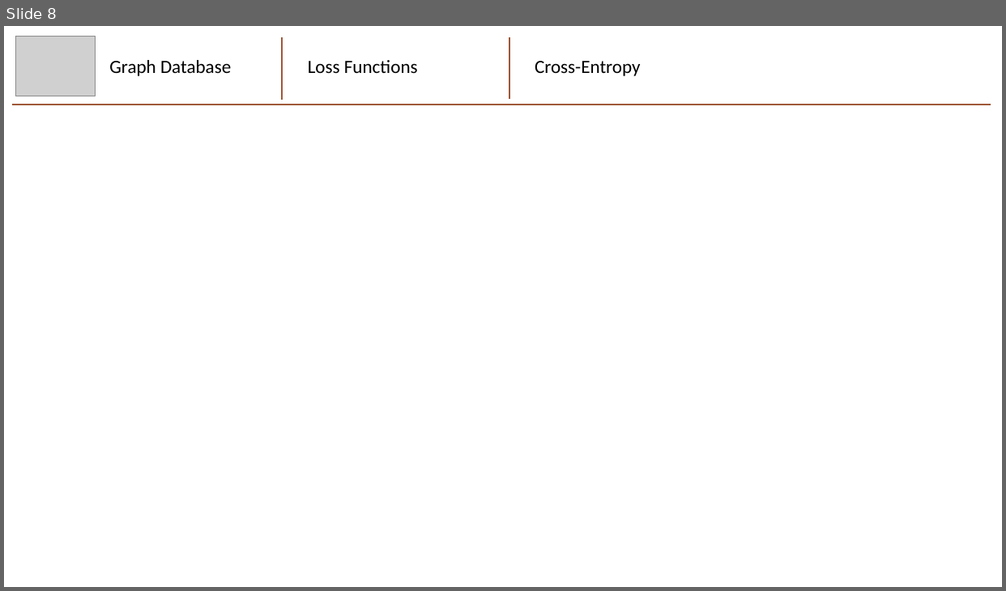
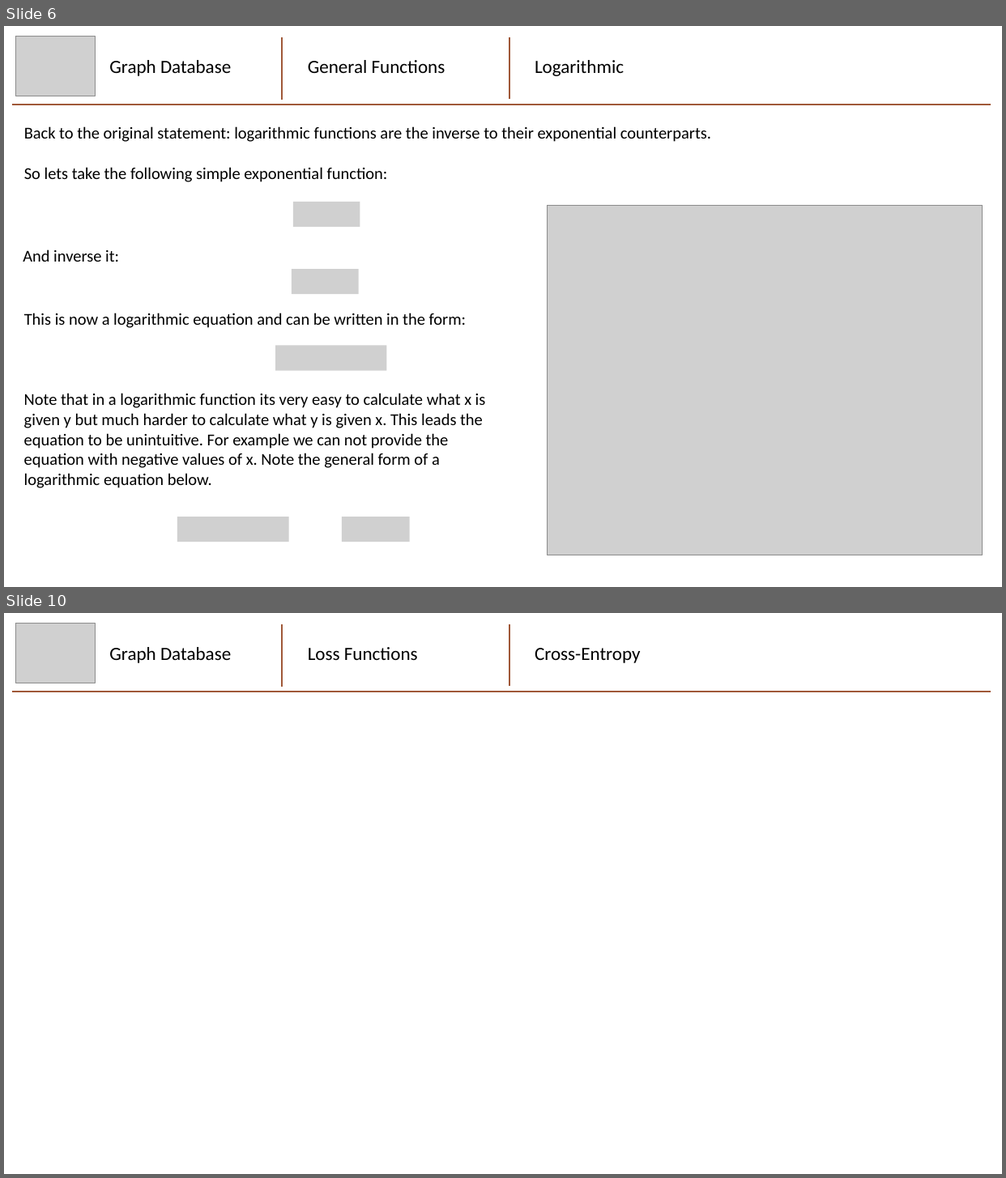
Before and after one commit to mhaythornthwaite/Testing_ML_Algorithms, a slide deck: Graphs_and_Functions/Graphs_and_Functions.pptx. Shown one above the other, each under a label of ours: slide 8 before the commit, slides 6 and 10 after it; the slides between them are not shown. The pictures are 1006x591 and 1006x1178 pixels, drawn with LibreOffice and Linux fonts; fonts in the diff are those of the drawing; grey boxes stand for pictures. Boxes give left, top, right and bottom in pixels: in the first picture for what was removed or moved away, otherwise in the second. Text is boxed around its words. In the diff, an @@ line names an element or a change of style, - is before the commit and + after.

Commit message:
Logarithmic Functions

```diff
--- a/Graphs_and_Functions/Graphs_and_Functions.pptx
+++ b/Graphs_and_Functions/Graphs_and_Functions.pptx
@@ slide 6 added at (4,26,1002,587), background #FFFFFF @@
@@ picture added at (15,37,96,96) @@
@@ group added at (12,38,991,105): 2 lines, 2 texts @@
+Graph Database
+Logarithmic
@@ line added from (509, 100) to (509, 37), #A05838 1.5 pt @@
@@ text added at (308,60,445,73), 18 pt, text #000000 @@
+General Functions
@@ text added at (24,126,711,182), 16 pt, text #000000 @@
+Back to the original statement: logarithmic functions are the inverse to their exponential counterparts.
+So lets take the following simple exponential function:
@@ picture added at (293,202,360,228) @@
@@ picture added at (548,206,982,555) @@
@@ text added at (23,250,119,262), 16 pt, text #000000 @@
+And inverse it:
@@ picture added at (777,255,823,273) @@
@@ picture added at (881,250,925,288) @@
@@ picture added at (292,269,359,295) @@
@@ text added at (24,313,467,328), 16 pt, text #000000 @@
+This is now a logarithmic equation and can be written in the form:
@@ picture added at (275,346,387,371) @@
@@ picture added at (881,352,959,369) @@
@@ text added at (24,393,486,489), 16 pt, text #000000 @@
+Note that in a logarithmic function its very easy to calculate what x is given y but much harder to calculate what y is given x. This leads the equation to be unintuitive. For example we can not provide the equation with negative values of x. Note the general form of a logarithmic equation below.
@@ picture added at (177,517,288,543) @@
@@ picture added at (342,517,409,543) @@
@@ what was slide 8 is now slide 10 @@
```
Also in this commit, not shown: 6 slides changed, 1 other slide added, 1 other file.
